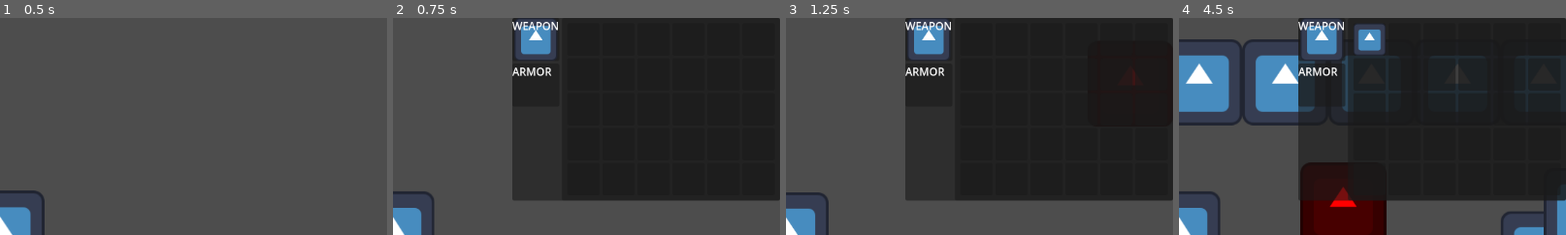
Above: before the commit, frames 1-4 (left to right).
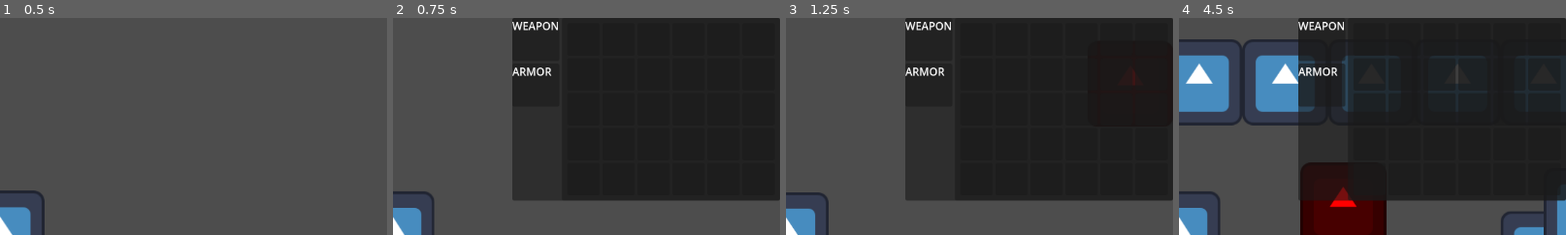
Above: after the commit, the same moments.

Repository: PietPadda/Godot_2D_ARPG
Game: Godot game, scene res://scenes/levels/main.tscn
The game is run twice, just before and just after one commit, with the same random seed, the same clock (stepped at 60 frames per second) and the same inputs. The engine's default icon, where the game draws it, is replaced by a stand-in: a white triangle on a blue panel in a dark square.
Inputs (mouse positions are % of the whole screen's width and height, from its top left):
- Up to frame 1 (0.5 s): no input
- Up to frame 2 (0.75 s): tap Enter at 0.5 s; move the mouse to (72, 45) at 0.52 s; tap C (toggle_character_sheet) at 0.6 s; click (72, 45) at 0.67 s
- Up to frame 3 (1.25 s): no input
- Up to frame 4 (4.5 s): move the mouse to (68, 5) at 1.27 s; tap Space (attack) at 1.35, 4.35 s; click (68, 5) at 1.42 s; tap C (toggle_character_sheet) at 1.55, 2.3, 2.85, 3.6 s; move the mouse to (60, 28) at 2.02 s; press the mouse at (60, 28) at 2.03 s; move the mouse to (68, 15) at 2.77 s; release the mouse at (68, 15) at 2.78 s; click (68, 15) at 2.92 s; move the mouse to (80, 65) at 3.52 s; click (80, 65) at 3.67 s; tap F5 (save_game) at 4.15 s; move the mouse to (75, 5) at 4.27 s; click (75, 5) at 4.42 s
The pictures show only the part of the screen within x 50-100%, y 0-50%; the shares and areas given below are measured in that part.

Frame 1 is identical in both runs. In frame 2, 1.8% of the frame differs, in the area x 31-43%, y 0-20%; in frame 3, 1.8%; in frame 4, 3.0%, in the area x 31-54%, y 0-20%.

Commit message:
fix(system): persist equipment on save/load and fix UI redraw logic

Diff:
--- a/data/save_data.gd
+++ b/data/save_data.gd
@@ -7,3 +7,4 @@
 
 @export var player_stats_data: CharacterStats
 @export var player_inventory_data: InventoryData
+@export var player_equipment_data: EquipmentData
--- a/scenes/ui/HUD.tscn
+++ b/scenes/ui/HUD.tscn
@@ -12,7 +12,7 @@
 [sub_resource type="StyleBoxFlat" id="StyleBoxFlat_ig75s"]
 bg_color = Color(0, 0, 0.882353, 1)
 
-[node name="HUD" type="CanvasLayer"]
+[node name="HUD" type="CanvasLayer" groups=["hud"]]
 script = ExtResource("1_kw0id")
 
 [node name="PlayerHealthBar" type="ProgressBar" parent="."]
--- a/scripts/components/equipment_component.gd
+++ b/scripts/components/equipment_component.gd
@@ -13,6 +13,7 @@
 	if item.equipment_slot != ItemData.EquipmentSlot.NONE: # if it's equippable
 		equipment_data.equipped_items[item.equipment_slot] = item # equip in slot
 		emit_signal("equipment_changed") # event signal
+		print("EquipmentComponent: equipment_changed signal emitted.")
 		print("Equipped: ", item.item_name) # debug print
 
 # Unequips an item from a specific slot.
@@ -22,4 +23,5 @@
 		if item:
 			equipment_data.equipped_items[slot] = null
 			emit_signal("equipment_changed") # Announce the change
+			print("EquipmentComponent: equipment_changed signal emitted.")
 			print("Unequipped: ", item.item_name)
--- a/scripts/components/inventory_component.gd
+++ b/scripts/components/inventory_component.gd
@@ -14,6 +14,7 @@
 	if inventory_data.items.size() < inventory_data.capacity:
 		inventory_data.items.append(item_data)
 		emit_signal("inventory_changed", inventory_data)
+		print("InventoryComponent: inventory_changed signal emitted.")
 		return true
 	else:
 		print("Inventory is full!")
@@ -25,3 +26,4 @@
 	if item_index != -1:
 		inventory_data.items.remove_at(item_index)
 		emit_signal("inventory_changed", inventory_data)
+		print("InventoryComponent: inventory_changed signal emitted.")
--- a/scripts/core/game_manager.gd
+++ b/scripts/core/game_manager.gd
@@ -17,6 +17,7 @@
 	# get player's components
 	var stats_component: StatsComponent = player.get_node("StatsComponent")
 	var inventory_component: InventoryComponent = player.get_node("InventoryComponent")
+	var equipment_component: EquipmentComponent = player.get_node("EquipmentComponent")
 
 	var save_data = SaveData.new() # define save data
 
@@ -24,6 +25,7 @@
 	# data, forcing Godot to save the actual values, not just a link.
 	save_data.player_stats_data = stats_component.stats_data.duplicate() # update with player stats
 	save_data.player_inventory_data = inventory_component.inventory_data.duplicate() # update with player items
+	save_data.player_equipment_data = equipment_component.equipment_data.duplicate() # update with player eq
 
 	var error = ResourceSaver.save(save_data, SAVE_PATH) # error check
 	if error == OK: # will not print if save failed or error occured
--- a/scripts/player/player.gd
+++ b/scripts/player/player.gd
@@ -14,8 +14,12 @@
 		print("Applying loaded data to player...")
 		# Swap our default resources with the loaded ones.
 		stats_component.stats_data = GameManager.loaded_player_data.player_stats_data
+		# Apply the loaded inventory data
 		var inventory_component = get_node("InventoryComponent")
 		inventory_component.inventory_data = GameManager.loaded_player_data.player_inventory_data
+		# Apply the loaded equipment data
+		var equipment_component = get_node("EquipmentComponent")
+		equipment_component.equipment_data = GameManager.loaded_player_data.player_equipment_data
 
 		# Manually update current health/mana from the loaded data.
 		stats_component.current_health = stats_component.stats_data.max_health
@@ -27,12 +31,14 @@
 		# Clear the data from the manager so it's not reused.
 		GameManager.loaded_player_data = null
 
+		# We need to manually tell the UI to redraw after loading all the data
+		var hud = get_tree().get_first_node_in_group("hud")
+		if hud and hud.character_sheet:
+			hud.character_sheet.redraw()
+
 	# Connect our component's signal to a function in this script.
 	stats_component.died.connect(_on_death) # player died
 	EventBus.enemy_died.connect(_on_enemy_died) # enemy died
-
-	# TEMPORARY: Equip a sword at the start of the game for testing.
-	get_node("EquipmentComponent").equip_item(load("res://data/items/crude_sword.tres"))
 
 # This function is called when the StatsComponent emits the "died" signal.
 ## Player death function for Player
--- a/scripts/ui/character_sheet.gd
+++ b/scripts/ui/character_sheet.gd
@@ -66,6 +66,7 @@
 
 # A central function to update all UI elements.
 func redraw() -> void:
+	print("CharacterSheet: Redraw requested.") # Add this line for debugging
 	# Check if the components are ready before redrawing.
 	if not is_instance_valid(inventory_component) or not is_instance_valid(equipment_component):
 		return
